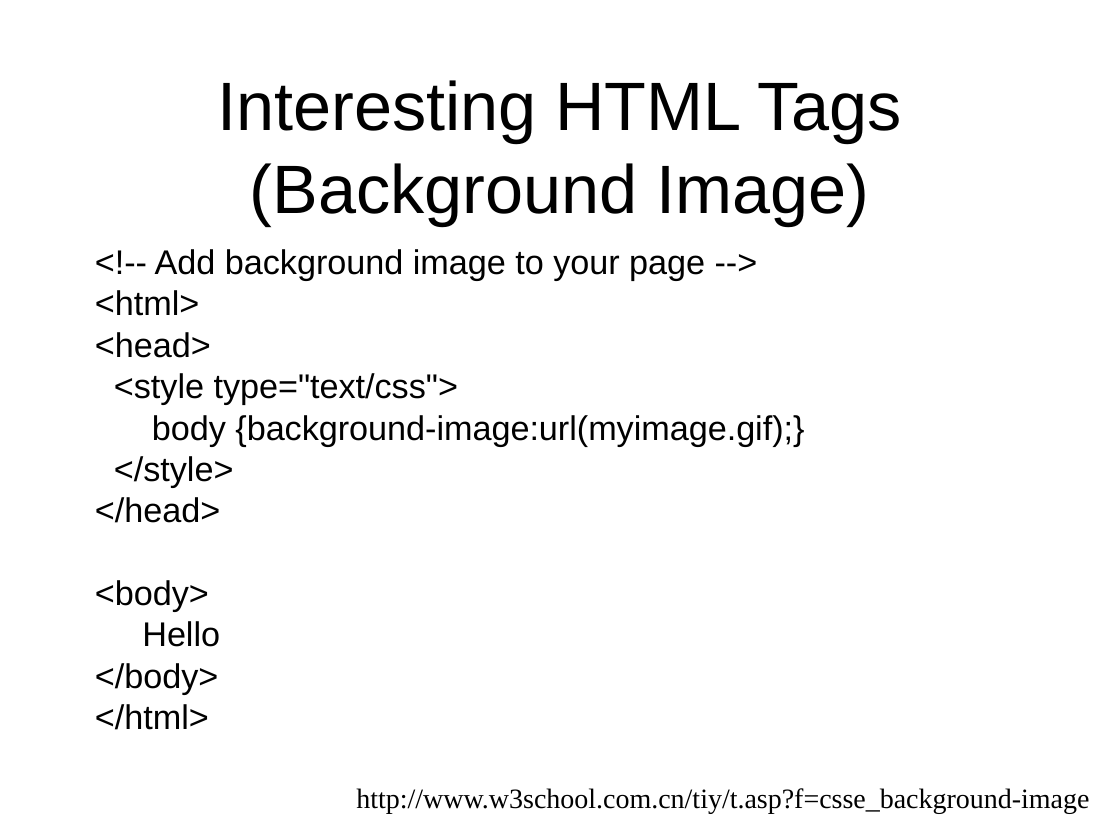
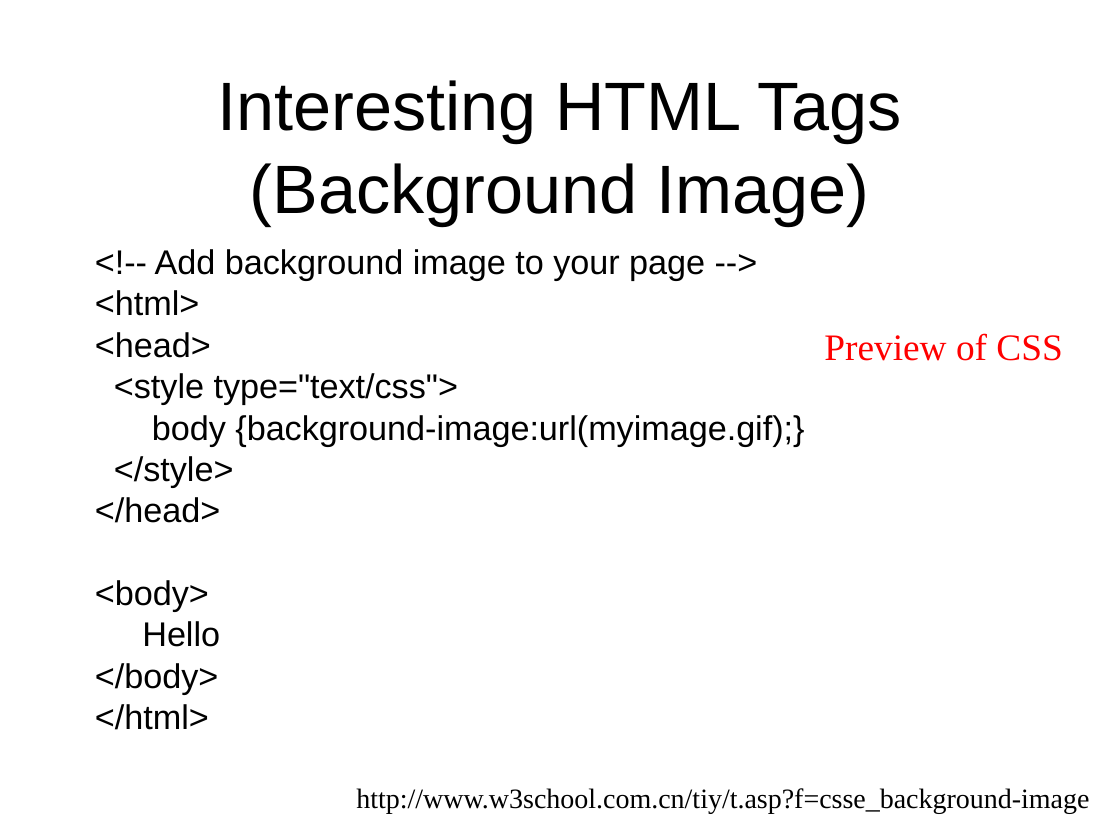
Before and after one commit to octaviordz/zjnu2017.github.io, a slide deck: slide 36 of WAD/lectures/030--Hyperlinks.Tables.Forms.Frameworks.ppt (slide 34 before the commit). Drawn at 1120x840 pixels with LibreOffice and Linux fonts; fonts in the diff are those of the drawing. Boxes give left, top, right and bottom in pixels: in the first picture for what was removed or moved away, otherwise in the second. Text is boxed around its words. In the diff, an @@ line names an element or a change of style, - is before the commit and + after.

Commit message:
Add slides.

```diff
--- a/WAD/lectures/030--Hyperlinks.Tables.Forms.Frameworks.ppt
+++ b/WAD/lectures/030--Hyperlinks.Tables.Forms.Frameworks.ppt
@@ text added at box(824, 333, 1062, 361), 24 pt, text #FF0000 @@
+Preview of CSS
```
Also in this commit, not shown: 3 slides added, 2 other files.
